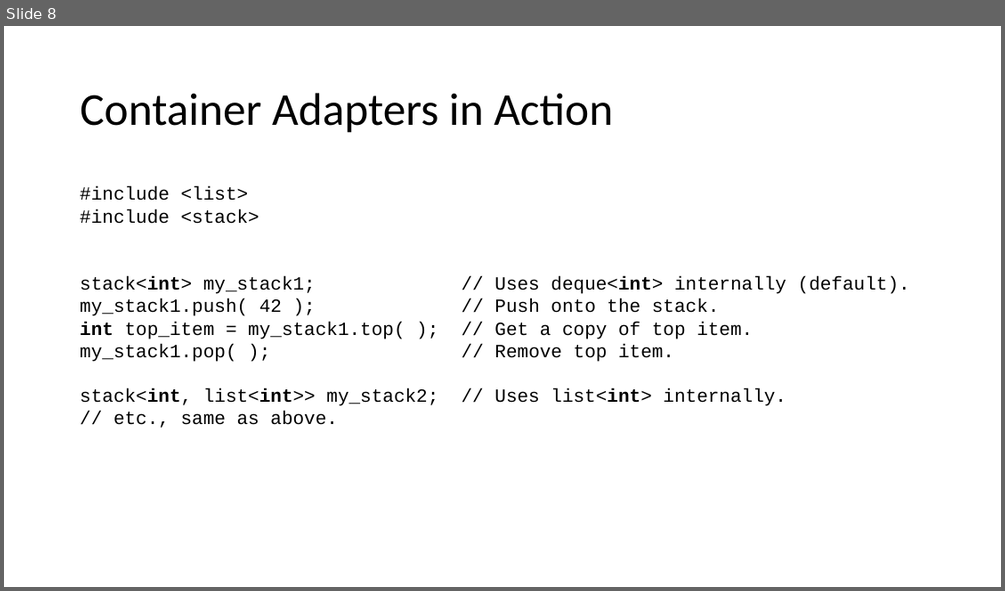
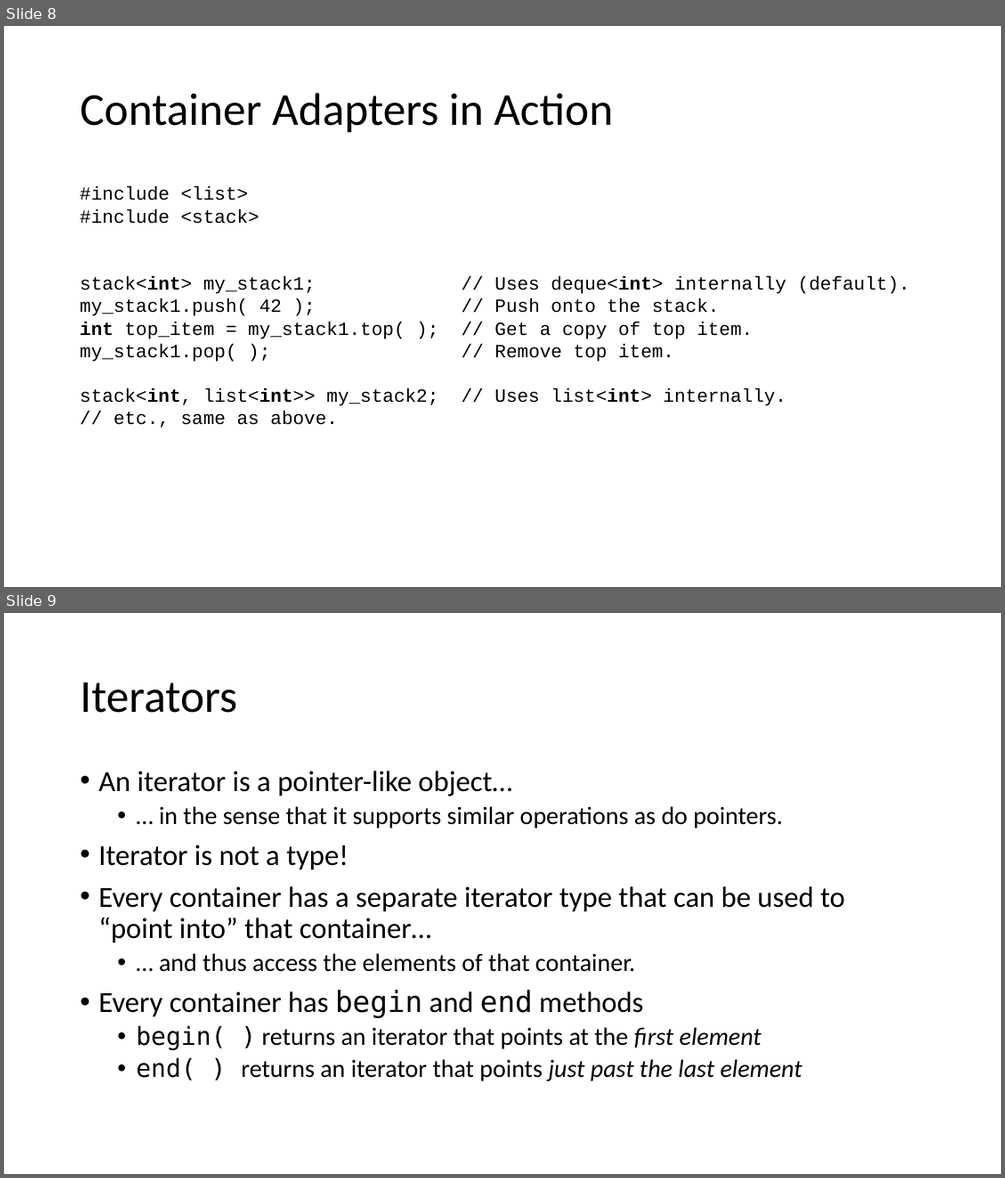
Before and after one commit to pchapin/cpp, a slide deck: Presentations/STL.pptx. Shown one above the other, each under a label of ours: slide 8 before the commit, slides 8 and 9 after it. The pictures are 1005x591 and 1005x1178 pixels, drawn with LibreOffice and Linux fonts; fonts in the diff are those of the drawing. Boxes give left, top, right and bottom in pixels: in the first picture for what was removed or moved away, otherwise in the second. Text is boxed around its words. In the diff, an @@ line names an element or a change of style, - is before the commit and + after.

```diff
--- a/Presentations/STL.pptx
+++ b/Presentations/STL.pptx
@@ slide 9 added at <box>4,613,1001,1174</box>, background #FFFFFF @@
@@ title added at <box>80,682,237,713</box>, 44 pt, text #000000 @@
+Iterators
@@ text added at <box>98,771,845,1081</box>, 24 pt, text #000000 @@
+• An iterator is a pointer-like object…
+  • … in the sense that it supports similar operations as do pointers.
+• Iterator is not a type!
+• Every container has a separate iterator type that can be used to “point into” that container…
+  • … and thus access the elements of that container.
+• Every container has begin and end methods
+  • begin( ) returns an iterator that points at the first element
+  • end( ) returns an iterator that points just past the last element
```
Also in this commit, not shown: 4 slides changed, 10 other slides added.
